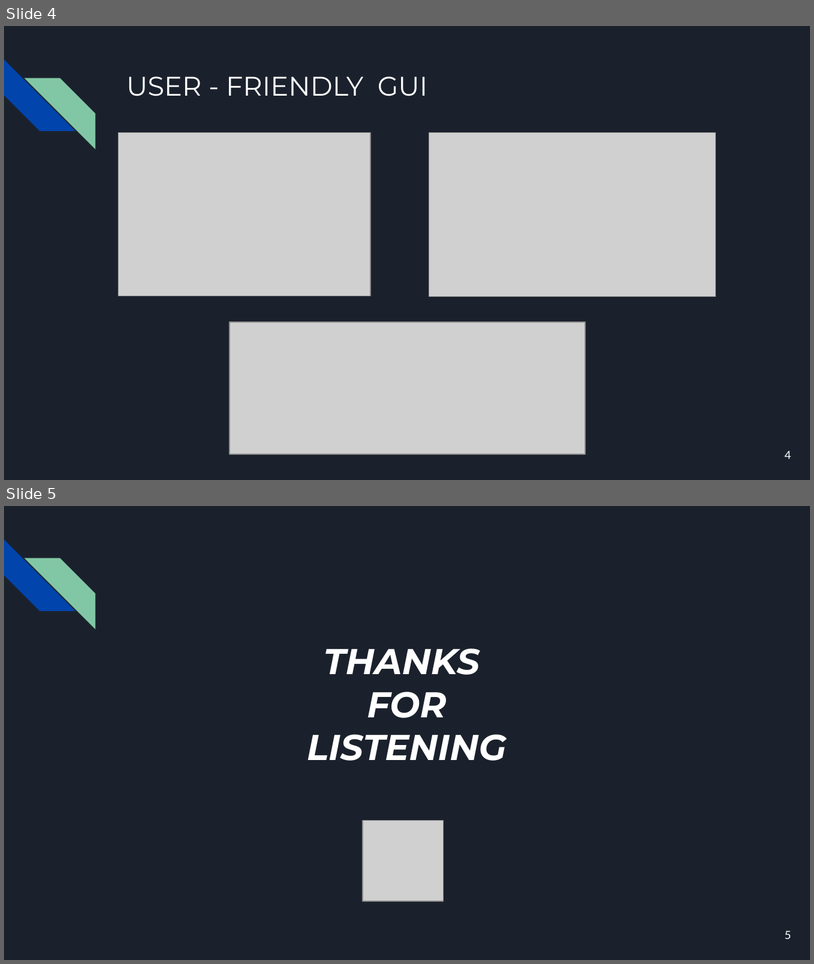
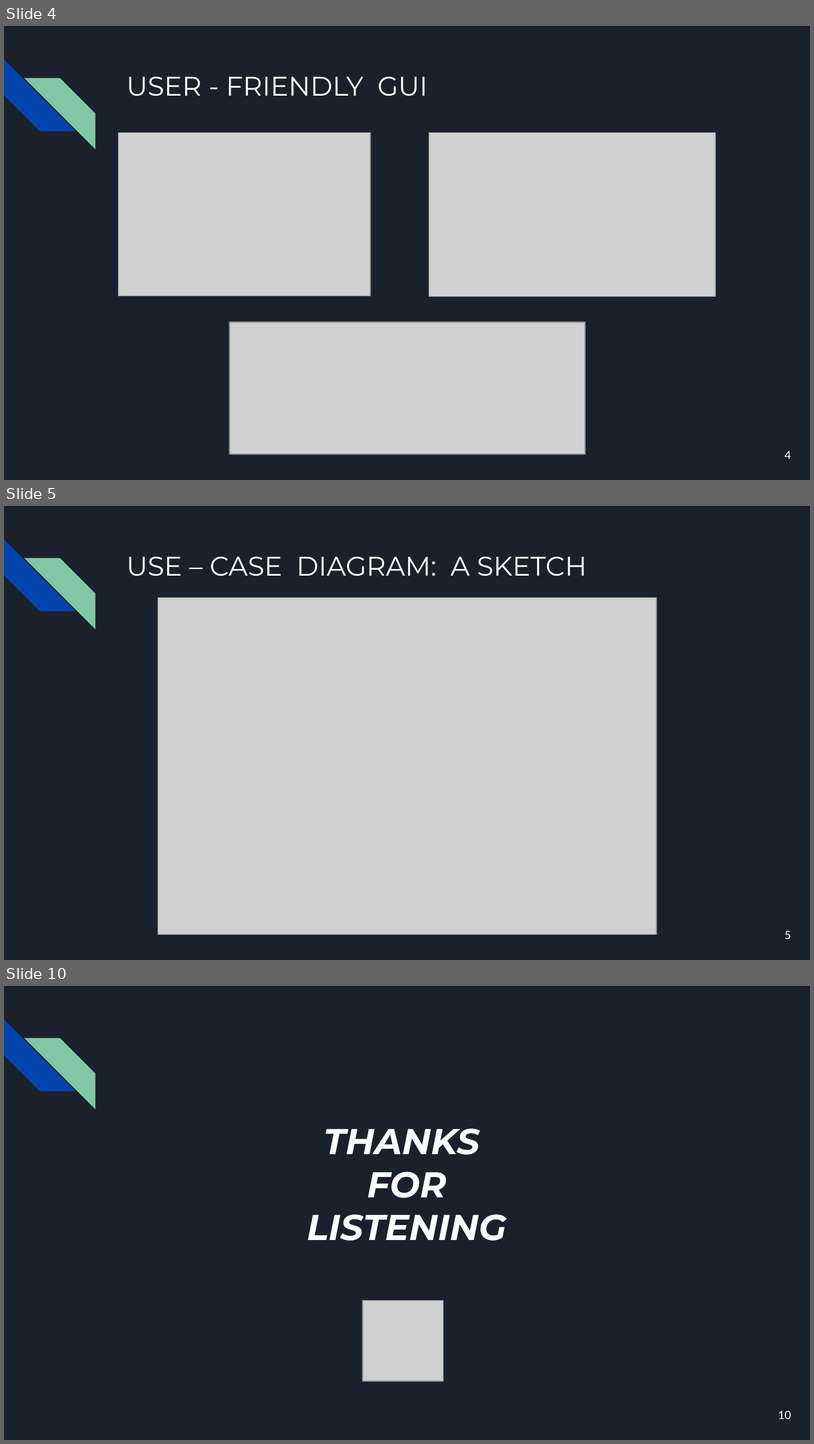
Before and after one commit to GianC0/IST-SOE, a slide deck: presentation.pptx. Shown one above the other, each under a label of ours: slides 4 and 5 before the commit, slides 4, 5 and 10 after it; the slides between them are not shown. The pictures are 814x964 and 814x1444 pixels, drawn with LibreOffice and Linux fonts; fonts in the diff are those of the drawing; grey boxes stand for pictures. Boxes give left, top, right and bottom in pixels: in the first picture for what was removed or moved away, otherwise in the second. Text is boxed around its words. In the diff, an @@ line names an element or a change of style, - is before the commit and + after.

```diff
--- a/presentation.pptx
+++ b/presentation.pptx
@@ slide 5 added at (4, 506, 810, 960), background #1B212C; not listed: 2 template elements that a slide beside it also shows @@
@@ title added at (126, 556, 587, 576), 24 pt, text #FFFFFF @@
+USE – CASE DIAGRAM: A SKETCH
@@ picture added at (158, 597, 657, 933) @@
@@ page number added at (785, 930, 792, 939), 10 pt, text #FFFFFF @@
+5
@@ what was slide 5 is now slide 10 @@
@@ page number at (779, 1410, 792, 1419): text changed @@
-5
+10
```
Also in this commit, not shown: 2 slides changed, 4 other slides added.
